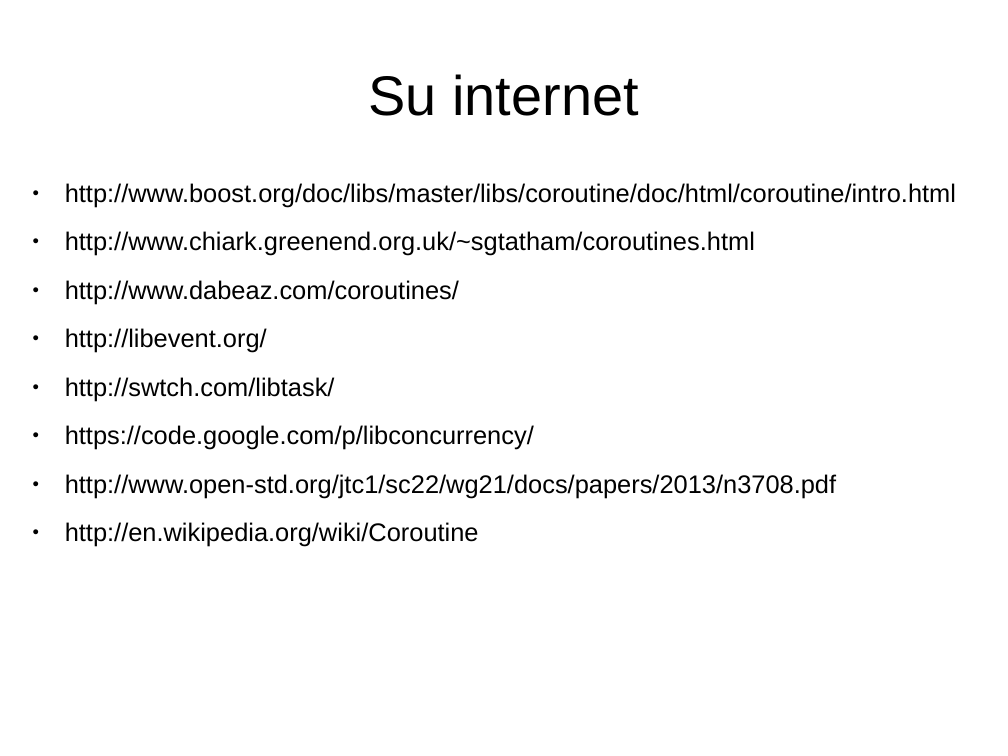
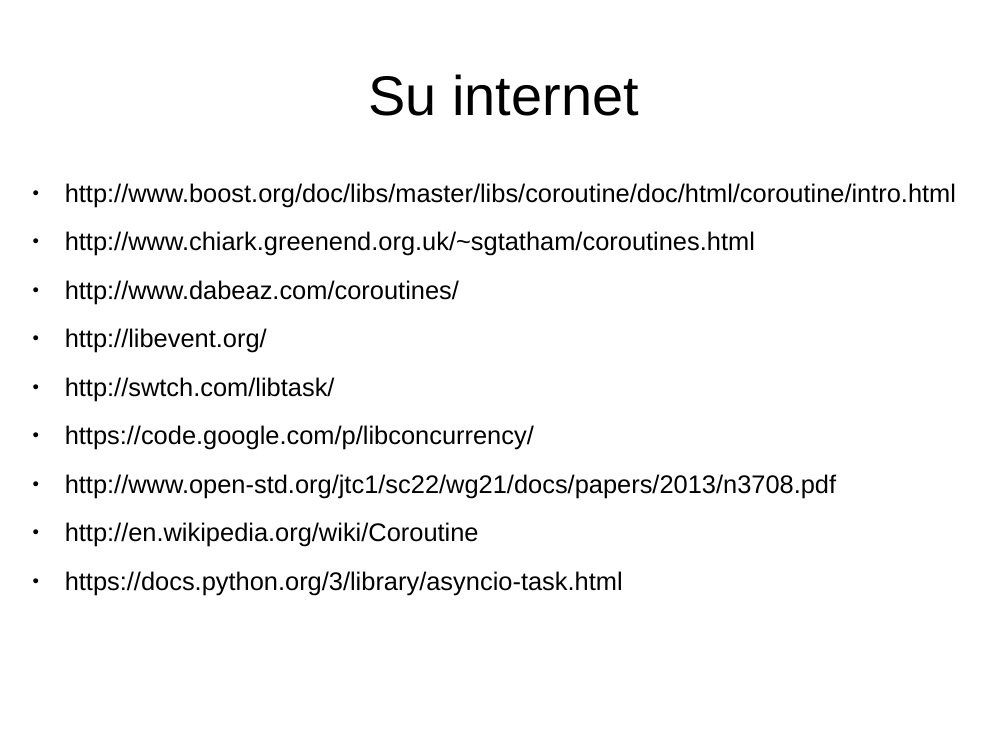
Before and after one commit to mdionisio/workshop_coroutine, a slide deck: slide 16 of presentazione.odp. Drawn at 1008x756 pixels with LibreOffice and Linux fonts; fonts in the diff are those of the drawing. Boxes give left, top, right and bottom in pixels: in the first picture for what was removed or moved away, otherwise in the second. Text is boxed around its words. In the diff, an @@ line names an element or a change of style, - is before the commit and + after.

```diff
--- a/presentazione.odp
+++ b/presentazione.odp
@@ text at (65,571,623,595): paragraph added @@
+● https://docs.python.org/3/library/asyncio-task.html
```
Also in this commit, not shown: 1 other file.
